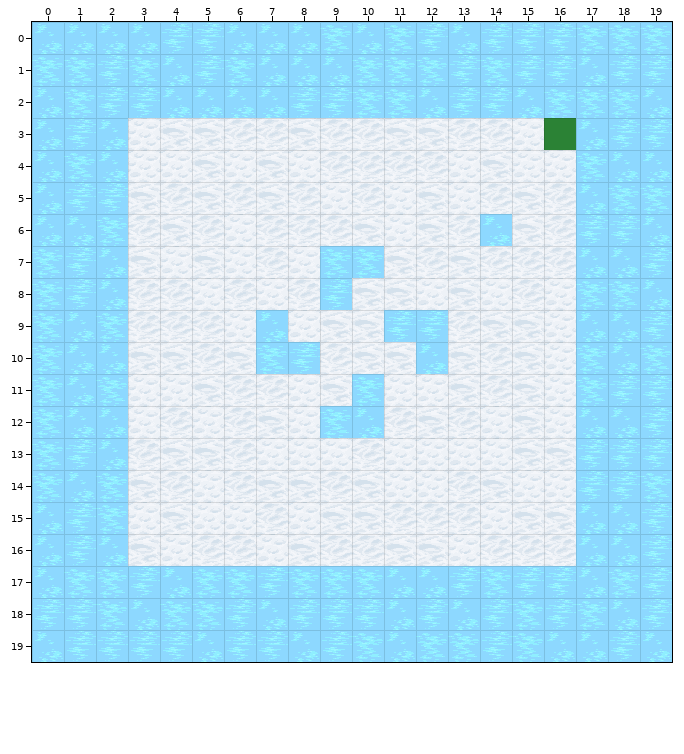
Two versions of a level (Tiled map, SuperEpicPandaAdventureExtremeII/res/maps/Level02-03.tmx). The picture above was drawn from the file before the commit.
Cells are 32x32 px. Shown: x 0..19, y 0..19.
And afterwards:
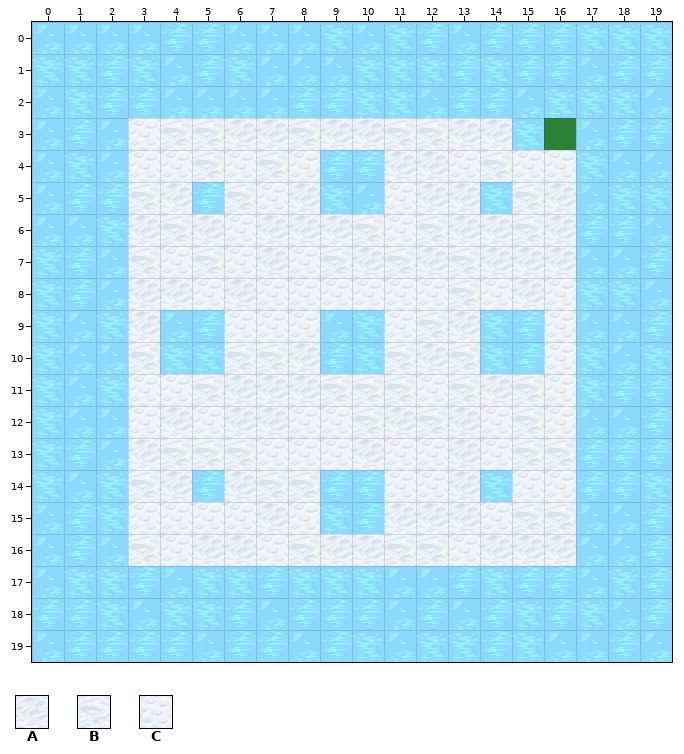
Key: from "terrain": A 562, B 563, C 564.
_ is an empty cell, . an unchanged one.
Changes in this commit:
--- layer "Ice"
@@ x 4..15 @@
- 3 ...........C
- 4 .....AA.....
- 5 .BAB.CA.BCA.
- 6 .........._.
- 7 .....__.....
- 8 ....A_BB....
- 9 AA._.BB__.BB
-10 BA.__AB._.AB
-11 ....C._C....
-12 ...B.__.....
-13 ..A......C..
-14 .C...AB...B.
-15 B....BB.....
+ 3 ..........._
+ 4 .....__.....
+ 5 ._BC.__.AA_.
+ 6 ..........A.
+ 7 .....BA.....
+ 8 ....CCCC....
+ 9 __.C.__CB.__
+10 __.BA__.A.__
+11 ....A.BB....
+12 ...A.CB.....
+13 ..B......A..
+14 ._...__..._.
+15 C....__.....
